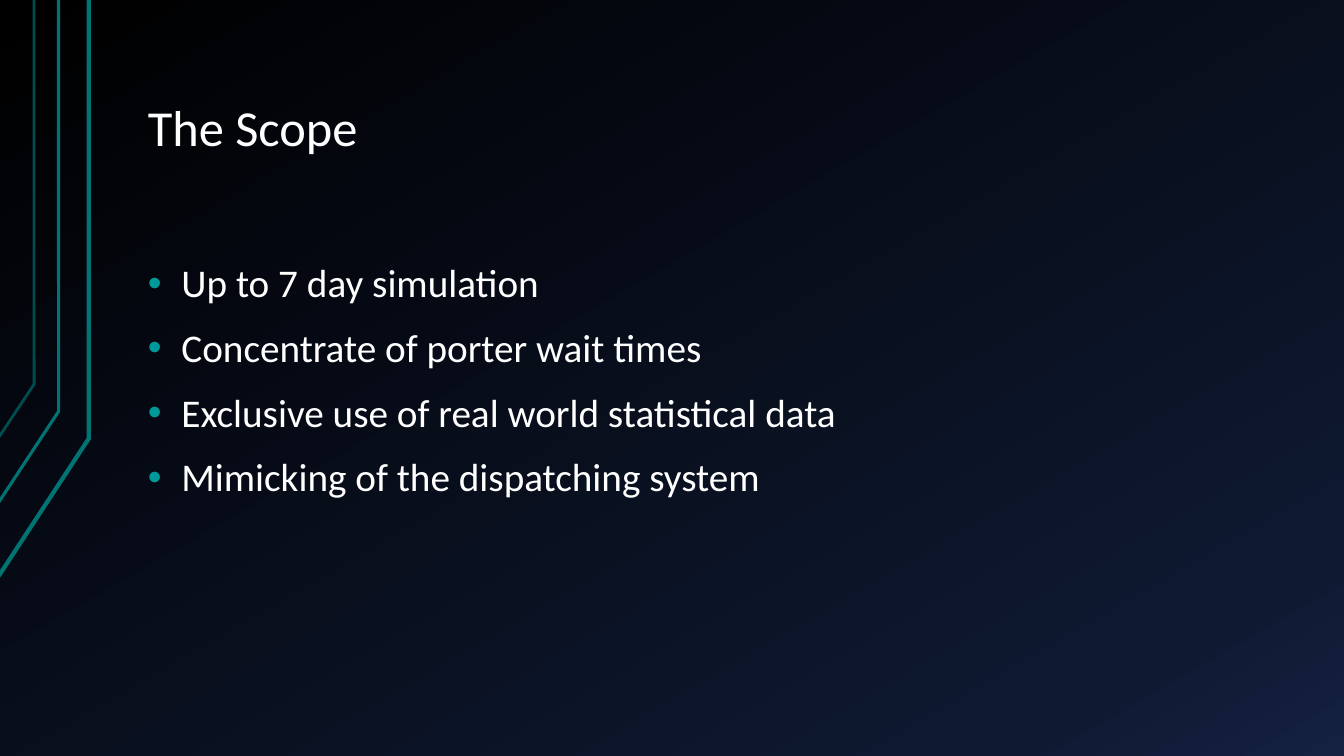
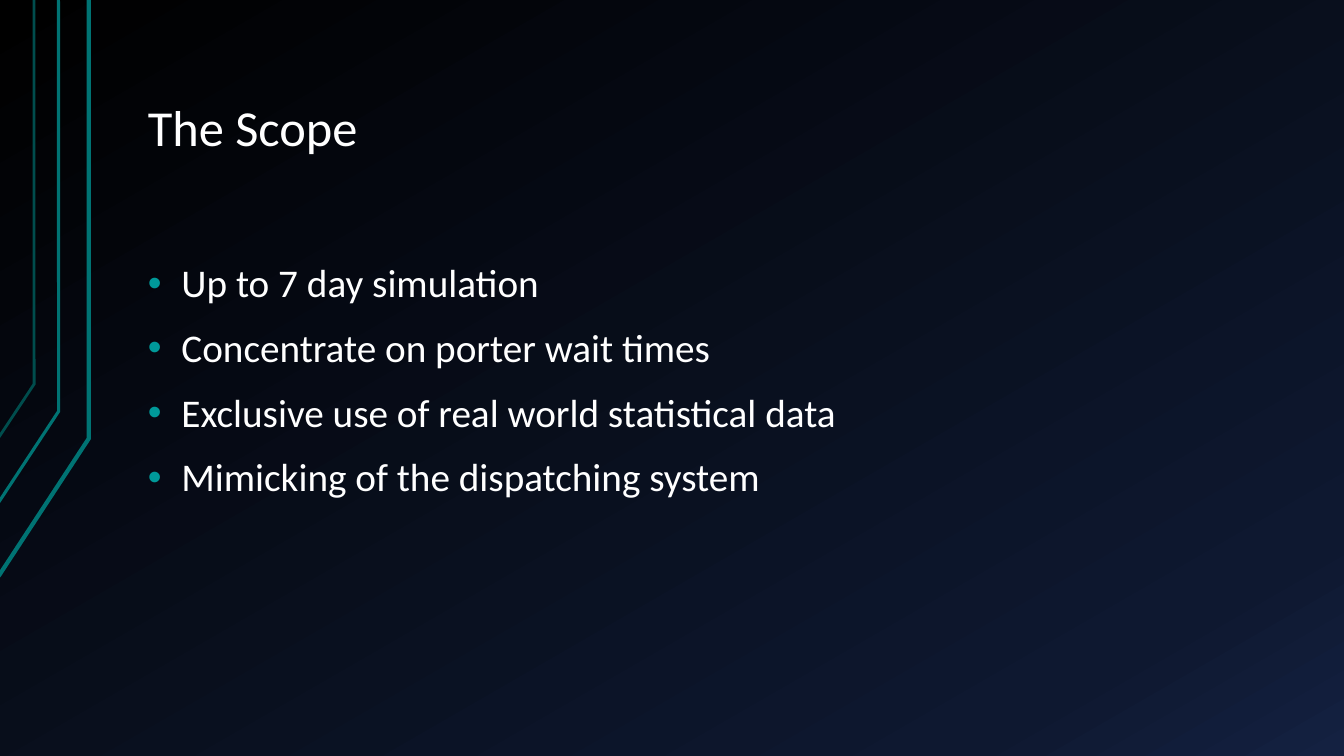
Before and after one commit to vkondrav/Porter-Simulation, a slide deck: slide 4 of Capstone Presentation.pptx (slide 5 before the commit). Drawn at 1344x756 pixels with LibreOffice and Linux fonts; fonts in the diff are those of the drawing. Boxes give left, top, right and bottom in pixels: in the first picture for what was removed or moved away, otherwise in the second. Text is boxed around its words. In the diff, an @@ line names an element or a change of style, - is before the commit and + after.

```diff
--- a/Capstone Presentation.pptx
+++ b/Capstone Presentation.pptx
@@ text at (x1=181, y1=335, x2=710, y2=369): text changed @@
-• Concentrate of porter wait times
+• Concentrate on porter wait times
```
Also in this commit, not shown: 2 other slides changed, 5 slides added, 4 other files.
